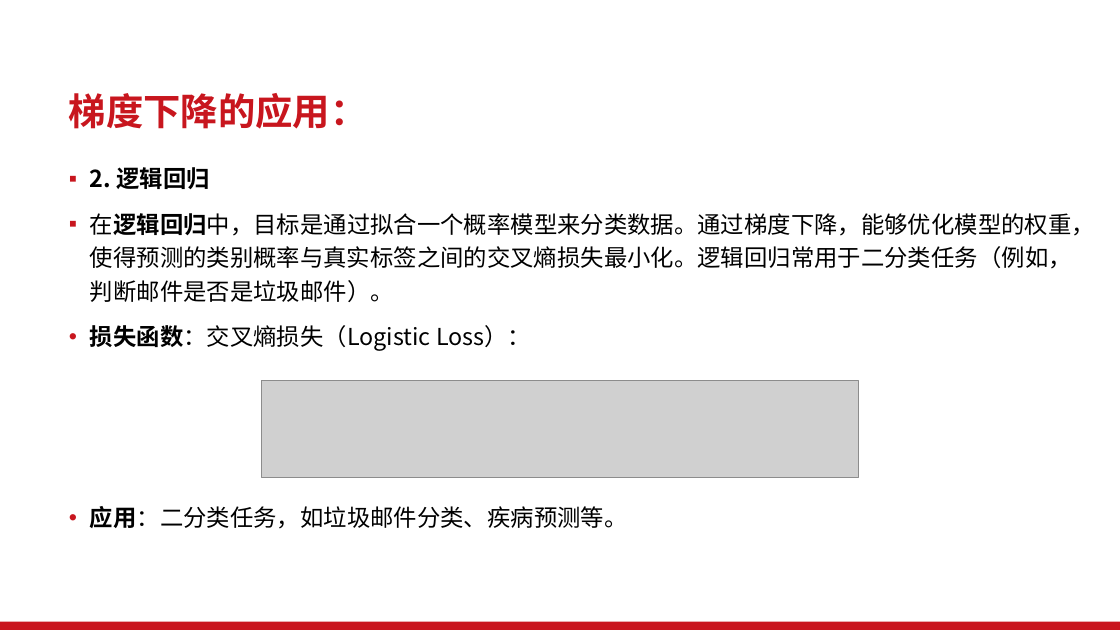
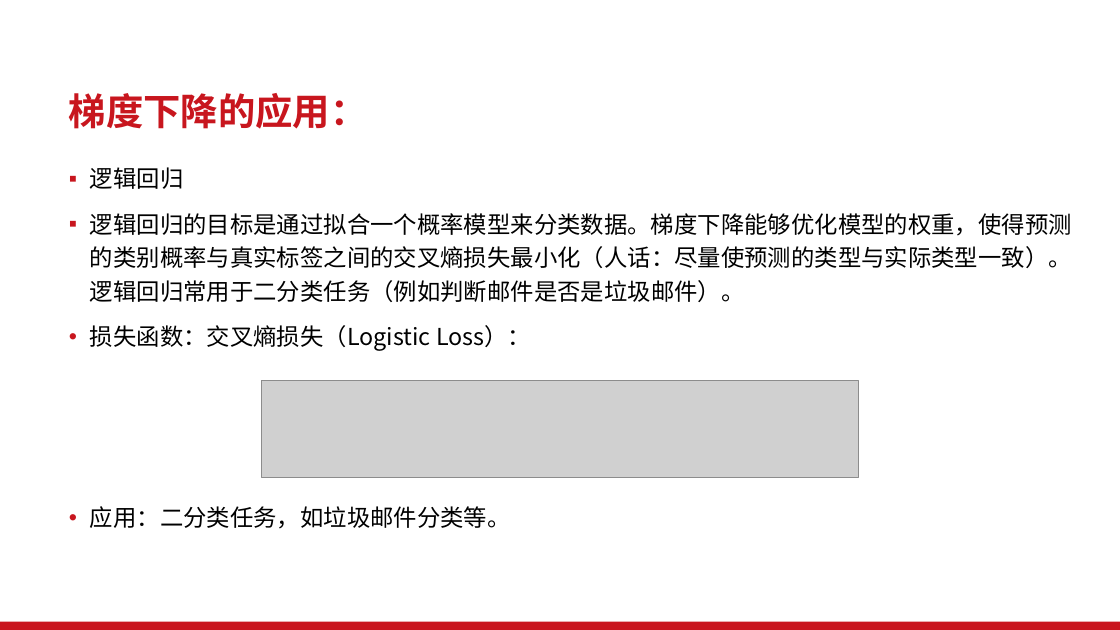
Before and after one commit to Vitalrubbish/Project-for-CS1950, a slide deck: slide 26 of 伟大思想报告PPT(加入历史与应用).pptx (slide 25 before the commit). Drawn at 1120x630 pixels with LibreOffice and Linux fonts; fonts in the diff are those of the drawing; grey boxes stand for pictures; background and template pictures are left out. Boxes give left, top, right and bottom in pixels: in the first picture for what was removed or moved away, otherwise in the second. Text is boxed around its words. In the diff, an @@ line names an element or a change of style, - is before the commit and + after.

```diff
--- a/伟大思想报告PPT(加入历史与应用).pptx
+++ b/伟大思想报告PPT(加入历史与应用).pptx
@@ text at [90, 167, 1072, 302]: text changed @@
-▪ 2. 逻辑回归
-▪ 在逻辑回归中，目标是通过拟合一个概率模型来分类数据。通过梯度下降，能够优化模型的权重，使得预测的类别概率与真实标签之间的交叉熵损失最小化。逻辑回归常用于二分类任务（例如，判断邮件是否是垃圾邮件）。
+▪ 逻辑回归
+▪ 逻辑回归的目标是通过拟合一个概率模型来分类数据。梯度下降能够优化模型的权重，使得预测的类别概率与真实标签之间的交叉熵损失最小化（人话：尽量使预测的类型与实际类型一致）。逻辑回归常用于二分类任务（例如判断邮件是否是垃圾邮件）。
@@ text at [90, 325, 531, 351]: bold off in "损失函数：交叉熵损失（Logistic" @@
@@ text at [90, 506, 511, 529]: text changed @@
-• 应用：二分类任务，如垃圾邮件分类、疾病预测等。
+• 应用：二分类任务，如垃圾邮件分类等。
```
Also in this commit, not shown: 8 other slides changed, 1 slide added.
